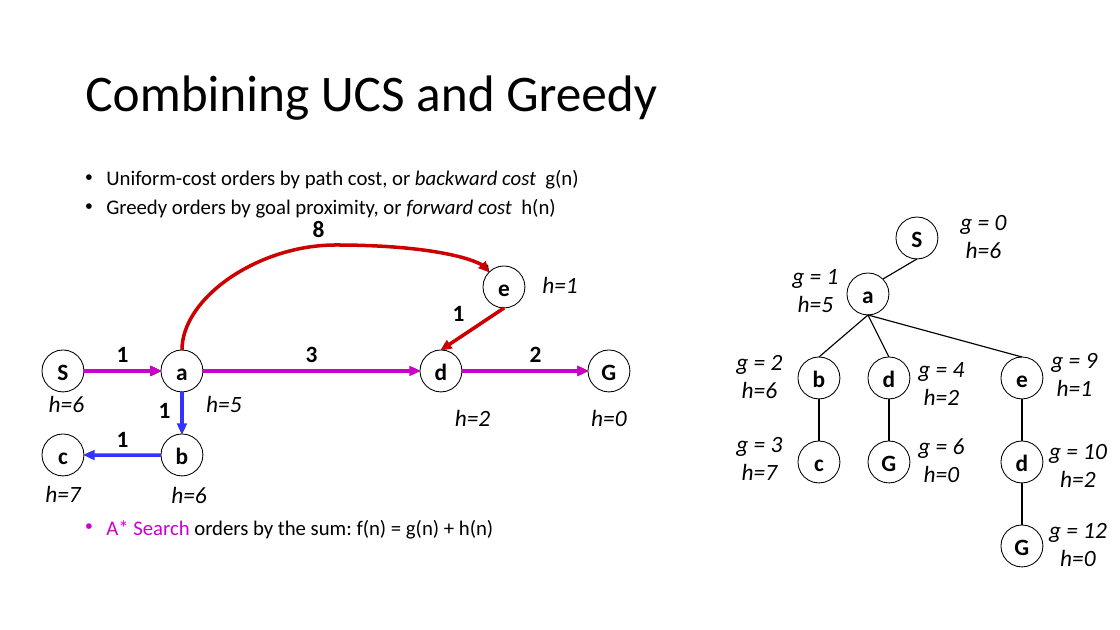
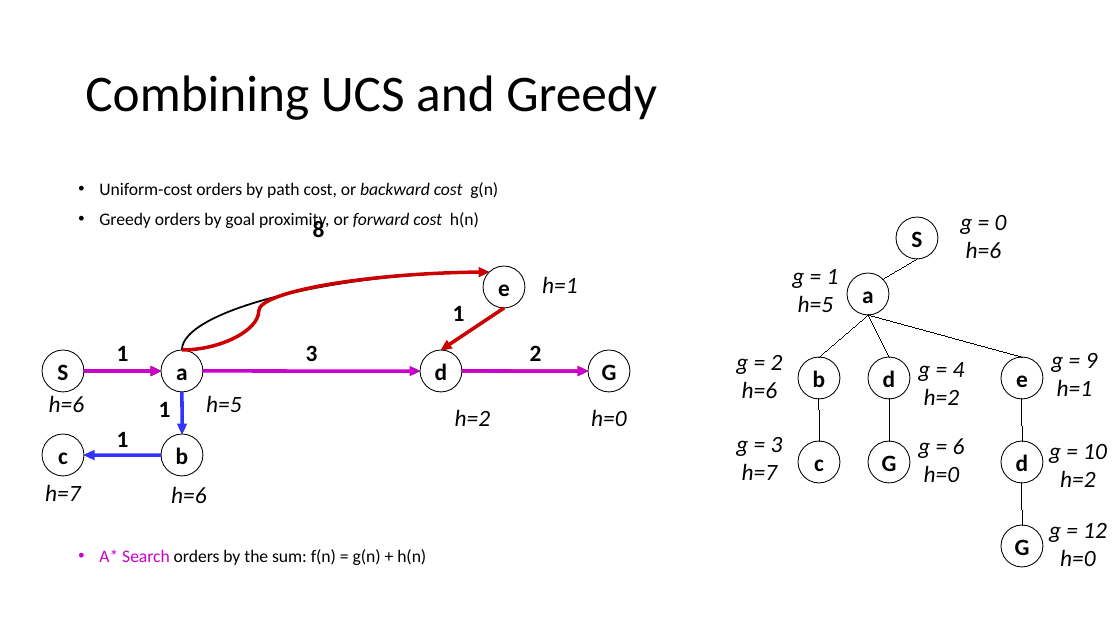
Before and after one commit to imranbuttcodes/SEMESTER_5, a slide deck: slide 5 of Artificial Intelligence/Course Material/Lec_07_Informed_Search_II.pptx. Drawn at 1120x630 pixels with LibreOffice and Linux fonts; fonts in the diff are those of the drawing. Boxes give left, top, right and bottom in pixels: in the first picture for what was removed or moved away, otherwise in the second. Text is boxed around its words. In the diff, an @@ line names an element or a change of style, - is before the commit and + after.

```diff
--- a/Artificial Intelligence/Course Material/Lec_07_Informed_Search_II.pptx
+++ b/Artificial Intelligence/Course Material/Lec_07_Informed_Search_II.pptx
@@ text "Uniform-cost orders by path cost, ..." moved from (x1=106, y1=170, x2=578, y2=539) to (x1=99, y1=182, x2=498, y2=565) @@
@@ text "Uniform-cost orders by path cost, ..." at (x1=99, y1=182, x2=498, y2=565): size 17.8 to 15 pt; line spacing 0.7 to 0.9 @@
@@ text "8" rewrapped from (x1=313, y1=221, x2=325, y2=237) to (x1=313, y1=217, x2=325, y2=243) @@
@@ curved arrow (182, 350) - (489, 272): route changed @@
@@ curved arrow (182, 350) - (489, 272): route changed @@
@@ line (868, 315) - (819, 357): stroke #000000 1 pt to #000000 0.75 pt @@
@@ line (868, 315) - (889, 357): stroke #000000 1 pt to #000000 0.75 pt @@
@@ line (1023, 357) - (868, 315): stroke #000000 1 pt to #000000 0.75 pt @@
```
Also in this commit, not shown: 28 other slides changed, 25 other files.
